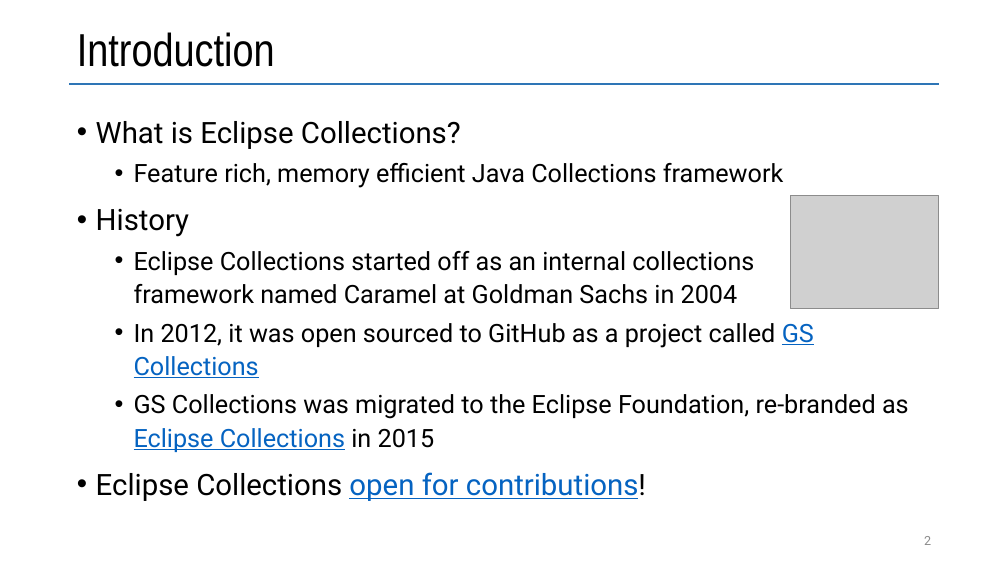
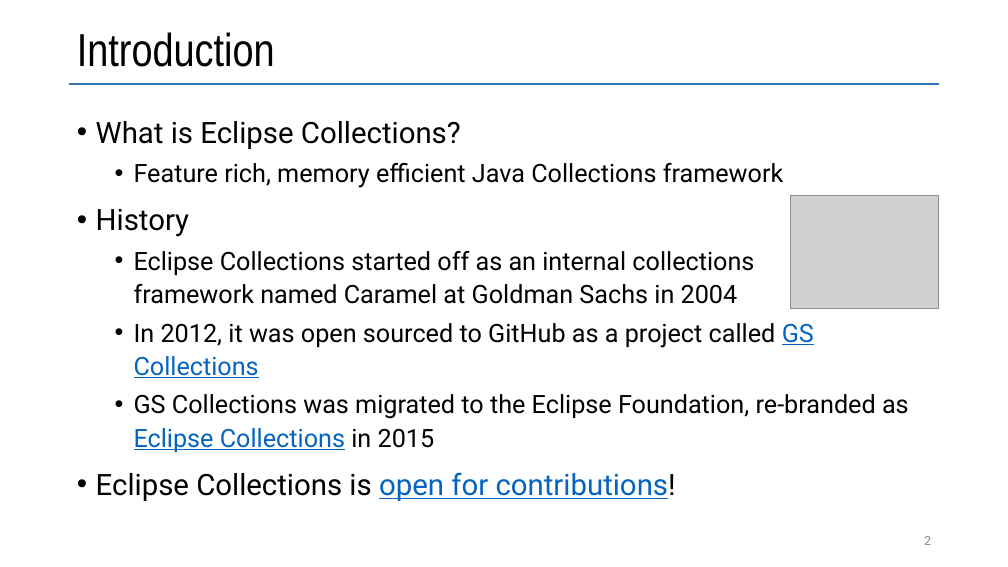
Before and after one commit to vmzakharov/refactor-to-ec, a slide deck: slide 2 of docs/RefactorToEcIntro.pptx. Drawn at 1008x567 pixels with LibreOffice and Linux fonts; fonts in the diff are those of the drawing; grey boxes stand for pictures. Boxes give left, top, right and bottom in pixels: in the first picture for what was removed or moved away, otherwise in the second. Text is boxed around its words. In the diff, an @@ line names an element or a change of style, - is before the commit and + after.

```diff
--- a/docs/RefactorToEcIntro.pptx
+++ b/docs/RefactorToEcIntro.pptx
@@ text at (96,472,676,501): text changed; text colour #0563C1 to #000000 @@
-• Eclipse Collections open for contributions!
+• Eclipse Collections is open for contributions!
```
Also in this commit, not shown: 4 other slides changed, 1 slide added, 1 other file.
